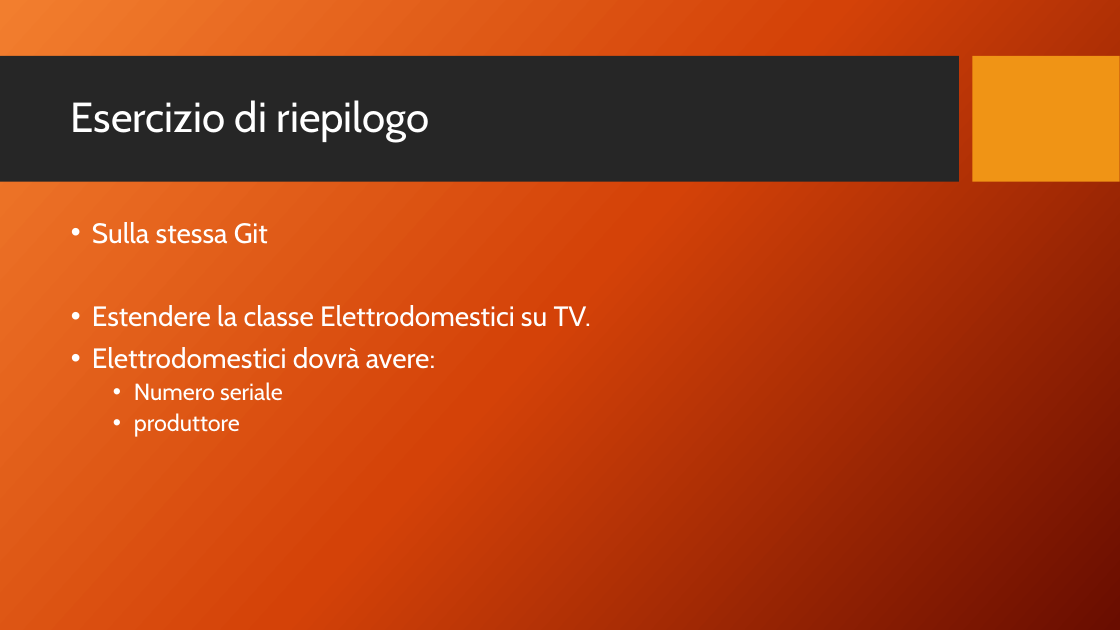
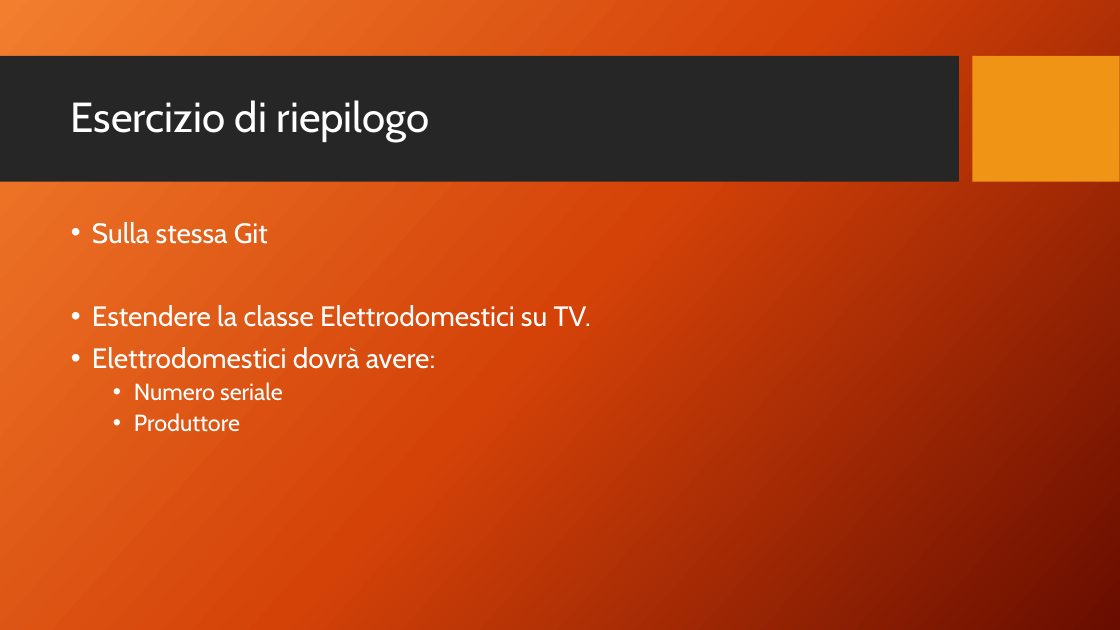
Before and after one commit to AlessandroS94/Academy1122, a slide deck: slide 3 of Day 2/Fondamenti Java 2.pptx. Drawn at 1120x630 pixels with LibreOffice and Linux fonts; fonts in the diff are those of the drawing; background and template pictures are left out. Boxes give left, top, right and bottom in pixels: in the first picture for what was removed or moved away, otherwise in the second. Text is boxed around its words. In the diff, an @@ line names an element or a change of style, - is before the commit and + after.

```diff
--- a/Day 2/Fondamenti Java 2.pptx
+++ b/Day 2/Fondamenti Java 2.pptx
@@ text at bbox=[134, 413, 240, 432]: text changed @@
-  • produttore
+  • Produttore
```
Also in this commit, not shown: 1 other slide changed, 3 other files.
